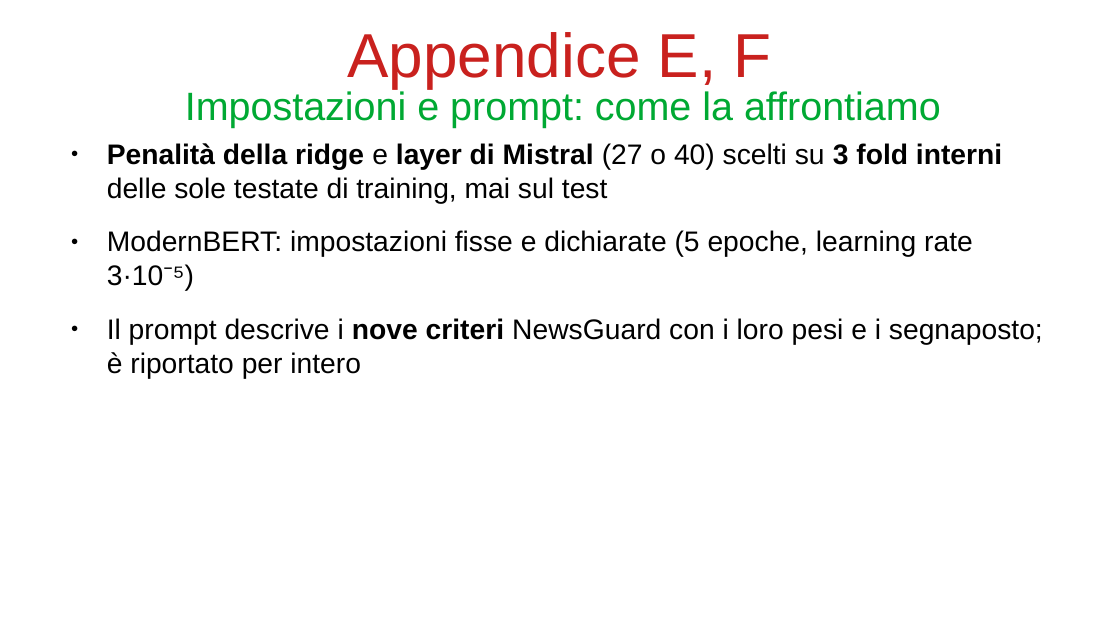
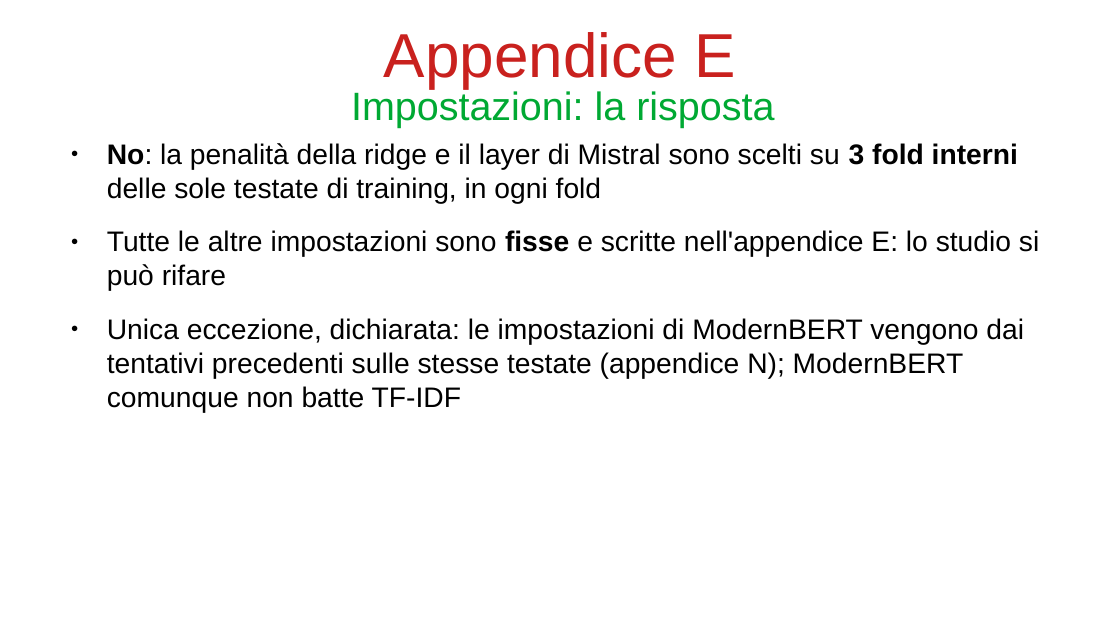
Before and after one commit to bianchi-john/PublisherClassification, a slide deck: slide 39 of Presentazioni/Paper rivista/PaperRivista.odp (slide 32 before the commit). Drawn at 1120x630 pixels with LibreOffice and Linux fonts; fonts in the diff are those of the drawing. Boxes give left, top, right and bottom in pixels: in the first picture for what was removed or moved away, otherwise in the second. Text is boxed around its words. In the diff, an @@ line names an element or a change of style, - is before the commit and + after.

```diff
--- a/Presentazioni/Paper rivista/PaperRivista.odp
+++ b/Presentazioni/Paper rivista/PaperRivista.odp
@@ title at <box>384,32,735,88</box>: text changed @@
-Appendice E, F
+Appendice E
@@ title at <box>351,89,774,128</box>: text changed @@
-Impostazioni e prompt: come la affrontiamo
+Impostazioni: la risposta
@@ text at <box>107,143,1039,413</box>: text changed @@
-● Penalità della ridge e layer di Mistral (27 o 40) scelti su 3 fold interni delle sole testate di training, mai sul test
-● ModernBERT: impostazioni fisse e dichiarate (5 epoche, learning rate 3·10⁻⁵)
-● Il prompt descrive i nove criteri NewsGuard con i loro pesi e i segnaposto; è riportato per intero
+● No: la penalità della ridge e il layer di Mistral sono scelti su 3 fold interni delle sole testate di training, in ogni fold
+● Tutte le altre impostazioni sono fisse e scritte nell'appendice E: lo studio si può rifare
+● Unica eccezione, dichiarata: le impostazioni di ModernBERT vengono dai tentativi precedenti sulle stesse testate (appendice N); ModernBERT comunque non batte TF-IDF
```
Also in this commit, not shown: 4 other slides changed, 13 slides added, 2 slides removed, 25 other files.
